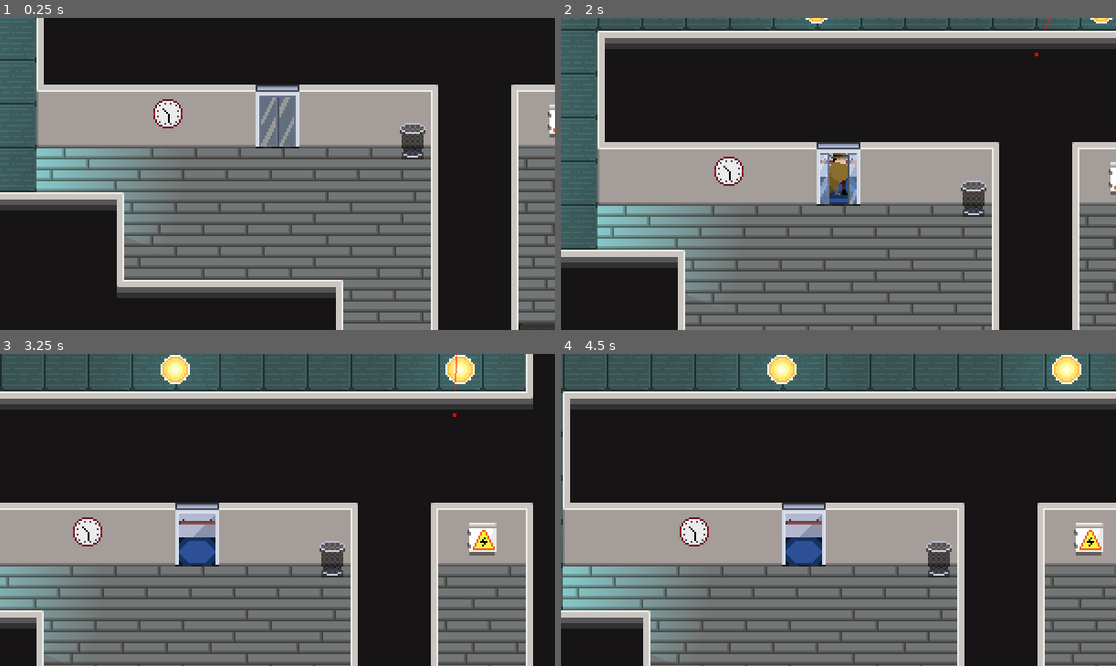
Above: before the commit, frames 1-4 (two rows, left to right).
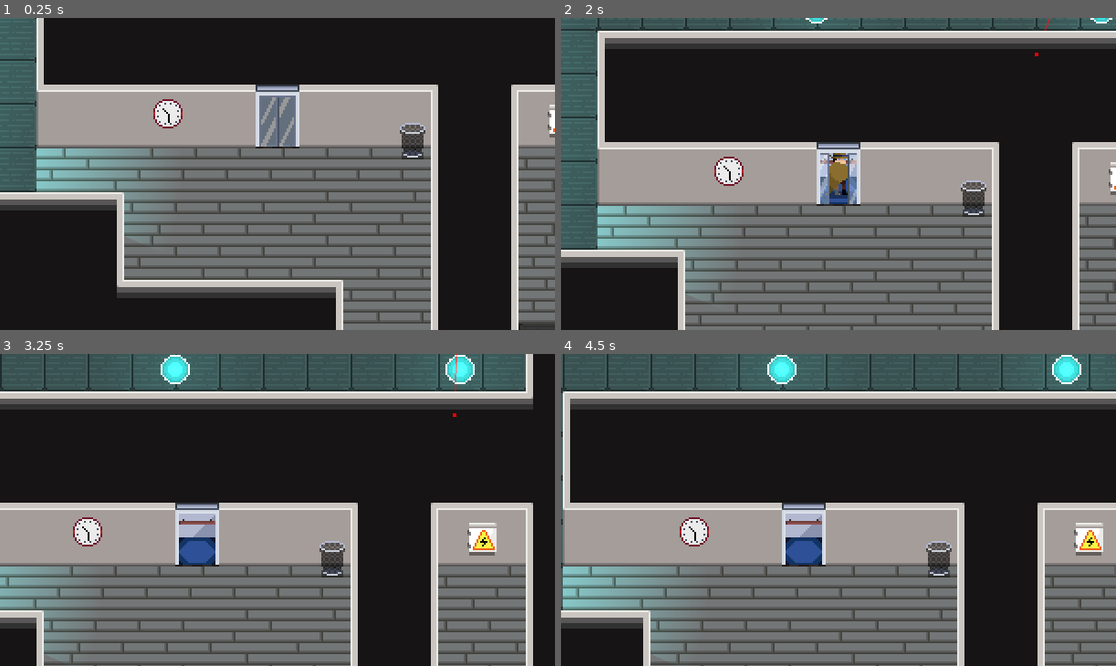
Above: after the commit, the same moments.

Repository: Cabidge/SGD1
Game: Godot game, scene res://levels/Level4.tscn
Same seed, same stepped clock (60 frames per second), same inputs: the game is played once before the commit and once after it. This scene is started directly instead of the project's main scene. The engine's default icon, where the game draws it, is replaced by a stand-in: a white triangle on a blue panel in a dark square.
Inputs (mouse positions are in pixels of both pictures, inside the frame that each line leads up to):
- Up to frame 1 (0.25 s): no input
- Up to frame 2 (2 s): tap E (interact) at 0.5, 1.25, 1.35 s; move the mouse to (960, 158) at 0.52 s; press the mouse at (960, 158) at 0.53 s; hold D (move_right) 0.53-1.28 s; move the mouse to (727, 189) at 1.27 s; release the mouse at (727, 189) at 1.28 s; hold S (move_down) from 1.28 s (still down)
- Up to frame 3 (3.25 s): tap E (interact) at 2, 2.75 s; move the mouse to (333, 441) at 2.02 s; release S (move_down) at 2.03 s; hold D (move_right) 2.03-2.78 s; hold Right mouse button (stealth) 2.03-2.78 s; move the mouse to (249, 572) at 2.77 s; hold W (move_up) from 2.78 s (still down); click (249, 572) at 2.85 s
- Up to frame 4 (4.5 s): tap E (interact) at 3.5 s; move the mouse to (1005, 556) at 3.52 s; release W (move_up) at 3.53 s; hold E (interact) 3.53-4.28 s; hold A (move_left) from 3.53 s (still down); move the mouse to (672, 463) at 4.27 s; right-click (672, 463) at 4.35 s

The runs differ from the first frame. In frame 2, less than 0.1% of the frame differs, in the area x 44-99%, y 0-2%; in frame 3, 0.6%, in the area x 29-86%, y 0-10%; in frame 4, 0.6%.

Commit message:
Changed light sprite

Diff:
--- a/assets/lights/AntiManaLight.tscn
+++ b/assets/lights/AntiManaLight.tscn
@@ -25,7 +25,7 @@
 [node name="Light2D" type="Light2D" parent="."]
 texture = ExtResource( 2 )
 texture_scale = 0.9
-color = Color( 0.247059, 1, 1, 1 )
+color = Color( 0.247059, 1, 0.984314, 1 )
 shadow_enabled = true
 __meta__ = {
 "_editor_description_": "#ffae3f
Binary file changed: assets/lights/lights.png
